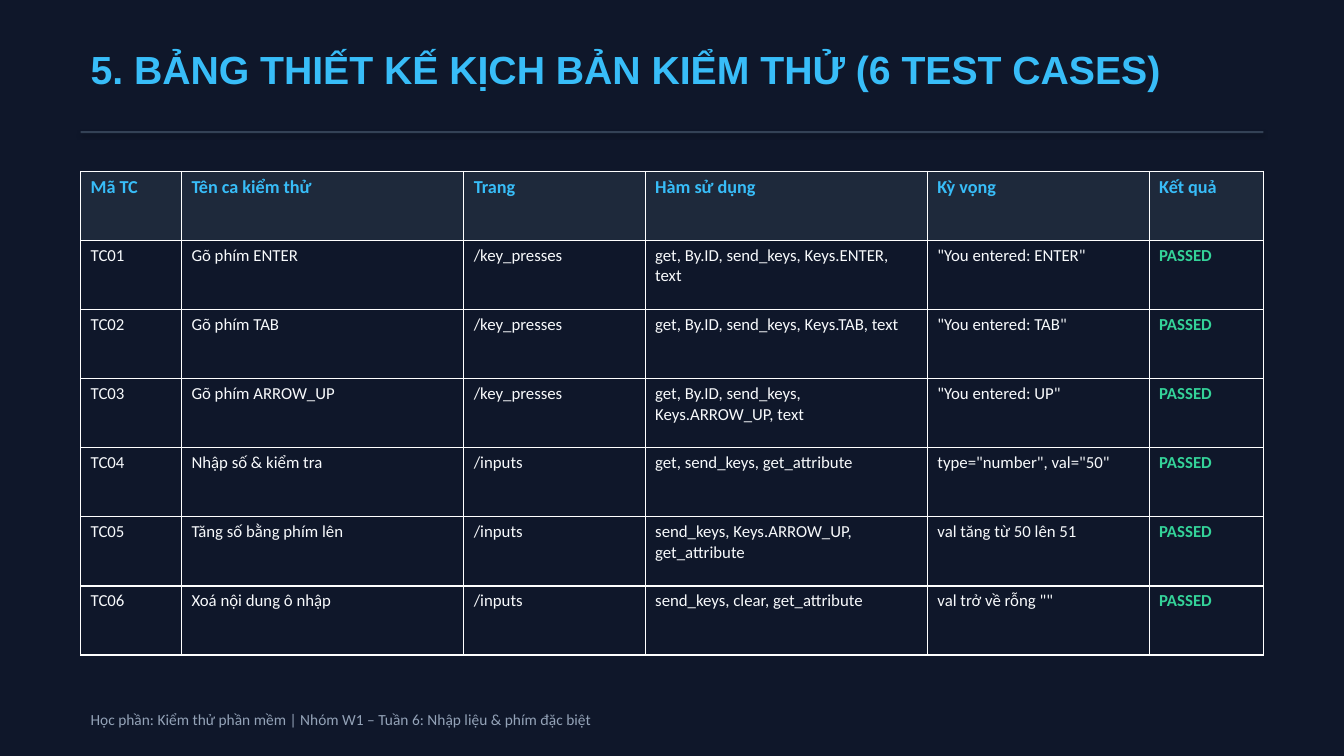
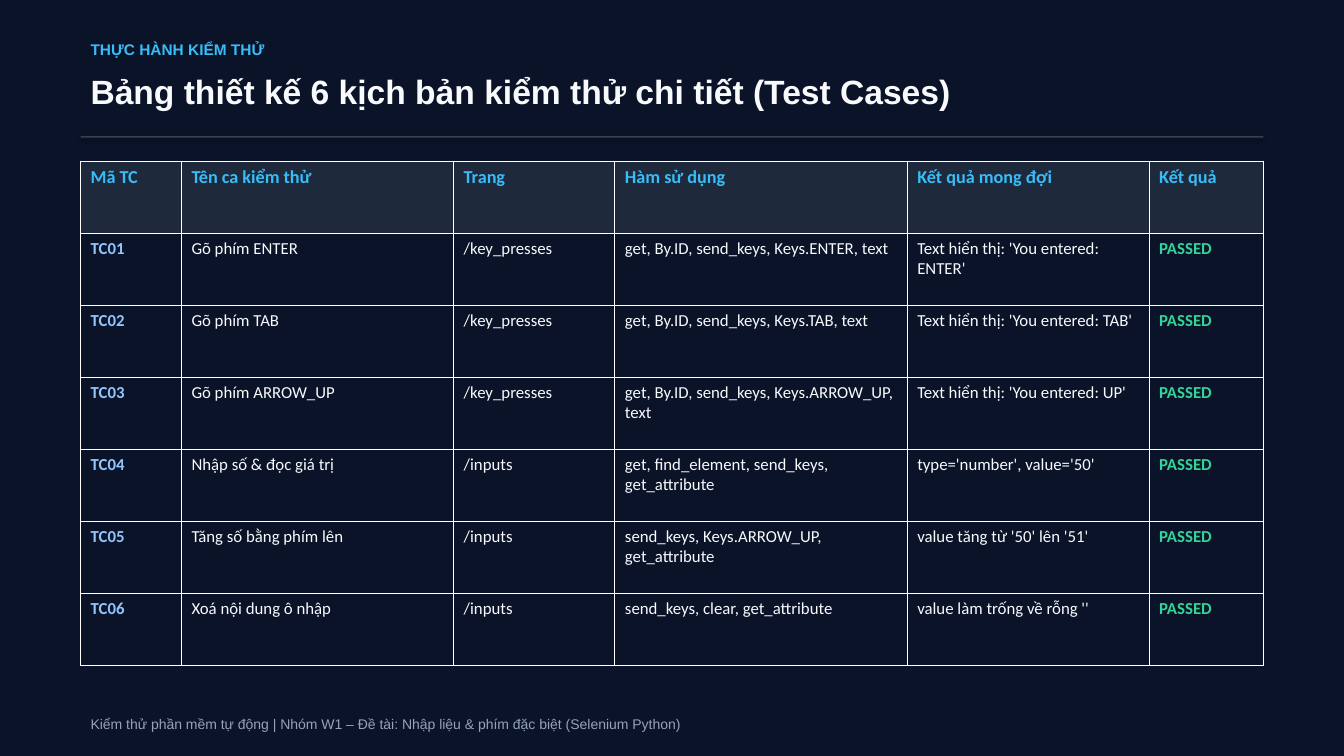
Before and after one commit to Nanhhhhhhh/kttd-w1, a slide deck: slide 12 of tuan-06/slide_tuan06_w1.pptx (slide 6 before the commit). Drawn at 1344x756 pixels with LibreOffice and Linux fonts; fonts in the diff are those of the drawing. Boxes give left, top, right and bottom in pixels: in the first picture for what was removed or moved away, otherwise in the second. Text is boxed around its words. In the diff, an @@ line names an element or a change of style, - is before the commit and + after.

```diff
--- a/tuan-06/slide_tuan06_w1.pptx
+++ b/tuan-06/slide_tuan06_w1.pptx
@@ rectangle at [0,0,1344,756]: fill #0F172A to #0B1329 @@
@@ text added at [91,43,264,58], 11 pt, text #38BDF8, bold @@
+THỰC HÀNH KIỂM THỬ
@@ text at [91,77,950,111]: text changed; size 28 to 24 pt; text colour #38BDF8 to #F8FAFC @@
-5. BẢNG THIẾT KẾ KỊCH BẢN KIỂM THỬ (6 TEST CASES)
+Bảng thiết kế 6 kịch bản kiểm thử chi tiết (Test Cases)
@@ rectangle: place and size @@
-rectangle at [81,131,1263,133]
+rectangle at [81,136,1263,137]
@@ table at [81,161,1263,665] @@
-row 1, column 5: Kỳ vọng
+row 1, column 5: Kết quả mong đợi
@@ row 2, column 5: ""You entered: ENTER"" to "Text hiển thị: 'You entered: ENTER'" @@
@@ row 3, column 5: ""You entered: TAB"" to "Text hiển thị: 'You entered: TAB'" @@
@@ row 4, column 5: ""You entered: UP"" to "Text hiển thị: 'You entered: UP'" @@
-row 5: TC04 | Nhập số & kiểm tra | /inputs | get, send_keys, get_attribute | type="number", val="50" | PASSED
+row 5: TC04 | Nhập số & đọc giá trị | /inputs | get, find_element, send_keys, get_attribute | type='number', value='50' | PASSED
-row 6, column 5: val tăng từ 50 lên 51
+row 6, column 5: value tăng từ '50' lên '51'
@@ row 7, column 5: "val trở về rỗng """ to "value làm trống về rỗng ''" @@
@@ fill #0F172A to #0B1329 in 36 cells @@
@@ text colour #F8FAFC to #93C5FD, bold on in "TC01", "TC02", "TC03", "TC04" and 2 more places @@
@@ table: place and size @@
-table at [81,171,1263,655]
+table at [81,161,1263,665]
@@ text at [91,718,680,732]: text changed; size 11 to 10 pt; font Calibri to Arial @@
-Học phần: Kiểm thử phần mềm | Nhóm W1 – Tuần 6: Nhập liệu & phím đặc biệt
+Kiểm thử phần mềm tự động | Nhóm W1 – Đề tài: Nhập liệu & phím đặc biệt (Selenium Python)
```
Also in this commit, not shown: 3 other slides changed, 14 slides added, 5 slides removed, 3 other files.
